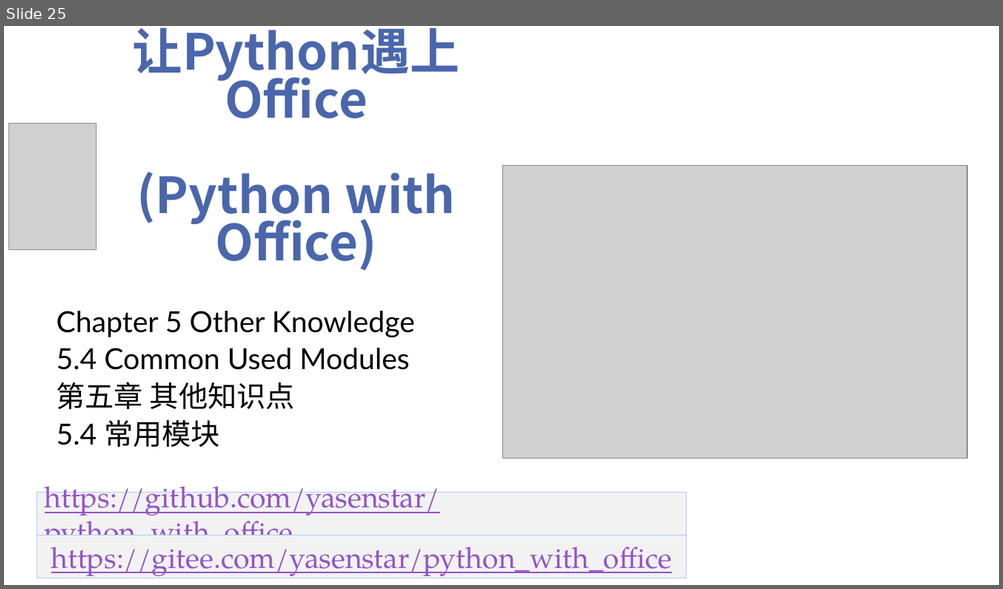
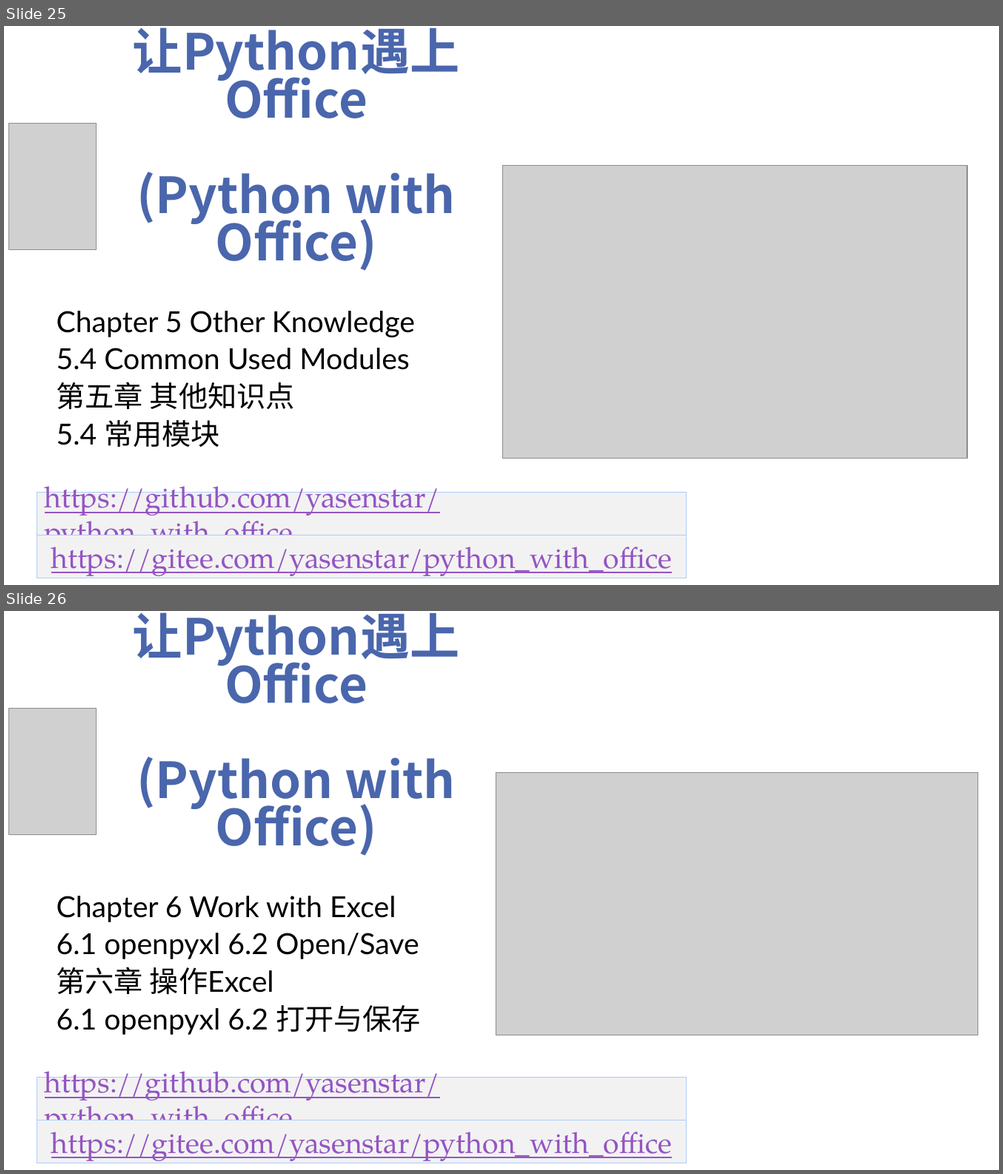
Before and after one commit to yasenstar/python_with_office, a slide deck: Video_Covers.pptx. Shown one above the other, each under a label of ours: slide 25 before the commit, slides 25 and 26 after it. The pictures are 1003x589 and 1003x1174 pixels, drawn with LibreOffice and Linux fonts; fonts in the diff are those of the drawing; grey boxes stand for pictures; background and template pictures are left out. Boxes give left, top, right and bottom in pixels: in the first picture for what was removed or moved away, otherwise in the second. Text is boxed around its words. In the diff, an @@ line names an element or a change of style, - is before the commit and + after.

```diff
--- a/Video_Covers.pptx
+++ b/Video_Covers.pptx
@@ slide 26 added at bbox=[4, 611, 999, 1170], background picture (left out) @@
@@ title added at bbox=[133, 612, 460, 856], 48 pt, text #4A66AC, bold @@
+让Python遇上Office
+(Python with Office)
@@ picture added at bbox=[8, 708, 96, 834] @@
@@ picture added at bbox=[495, 772, 978, 1035] @@
@@ subtitle added at bbox=[57, 896, 421, 1035], 28 pt, text #000000 @@
+Chapter 6 Work with Excel
+6.1 openpyxl 6.2 Open/Save
+第六章 操作Excel
+6.1 openpyxl 6.2 打开与保存
@@ rectangle added at bbox=[37, 1078, 686, 1121], fill #F2F2F2, outline #ACCBF9 0.75 pt, 28 pt, text #9454C3, underline @@
+https://github.com/yasenstar/python_with_office
@@ rectangle added at bbox=[37, 1121, 686, 1163], fill #F2F2F2, outline #ACCBF9 0.75 pt, 28 pt, text #9454C3, underline @@
+https://gitee.com/yasenstar/python_with_office
```
Also in this commit, not shown: 10 other files.
